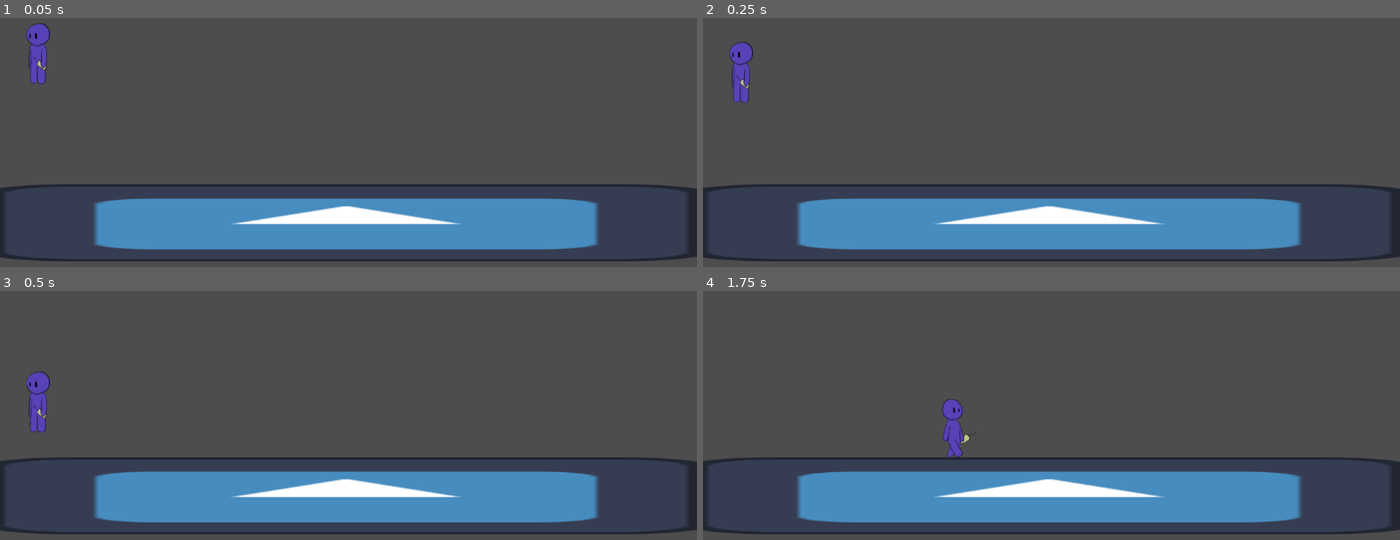
Above: before the commit, frames 1-4 (two rows, left to right).
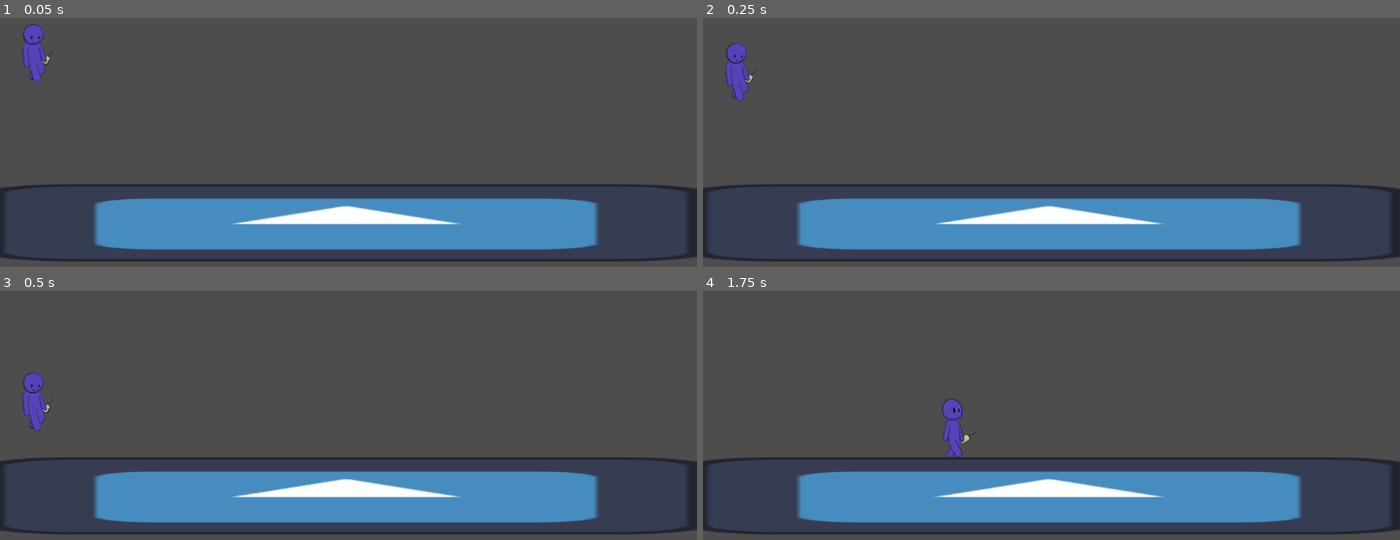
Above: after the commit, the same moments.

Repository: isaacwkm/csgd-capstone-project
Game: Godot game, scene res://scenes/world.tscn
The game is run twice, just before and just after one commit, with the same random seed, the same clock (stepped at 60 frames per second) and the same inputs. The engine's default icon, where the game draws it, is replaced by a stand-in: a white triangle on a blue panel in a dark square.
Inputs:
- Up to frame 1 (0.05 s): no input
- Up to frame 2 (0.25 s): no input
- Up to frame 3 (0.5 s): no input
- Up to frame 4 (1.75 s): tap Enter (ui_accept) at 0.5, 0.77, 1.52 s; hold D from 0.53 s (still down)

The runs differ from the first frame. In frame 1, 0.5% of the frame differs, in the area x 3-8%, y 2-27%; in frame 2, 0.5%; in frame 3, 0.5%; in frame 4, nothing differs.

Commit message:
Allow player character to display jump and fall animations when not moving horizontally.

Diff:
--- a/scripts/player_character.gd
+++ b/scripts/player_character.gd
@@ -38,12 +38,12 @@
 
 	# Handle jump/fall animations if in the air
 	if not is_on_floor():
-		if direction == 1:  # Moving right
+		if facingRight:  # Moving right
 			if velocity.y < 0:  # Ascending
 				update_animation("jump_right" if hasCandle else "jump_right_no_candle")
 			elif velocity.y > 0:  # Descending
 				update_animation("fall_right" if hasCandle else "fall_right_no_candle")
-		elif direction == -1:  # Moving left
+		else:  # Moving left
 			if velocity.y < 0:  # Ascending
 				update_animation("jump_left" if hasCandle else "jump_left_no_candle")
 			elif velocity.y > 0:  # Descending
